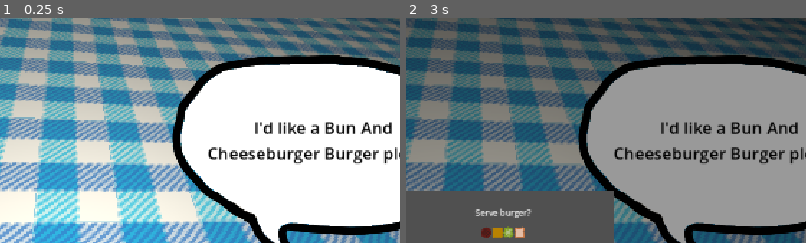
Above: before the commit, frames 1-2 (left to right).
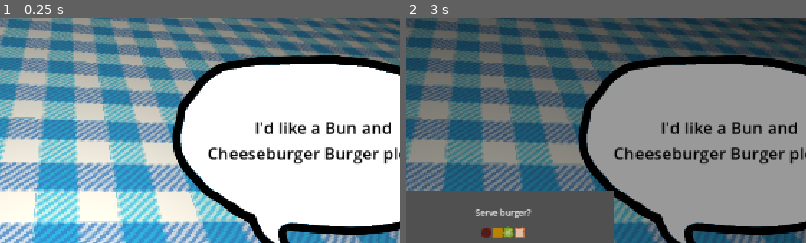
Above: after the commit, the same moments.

Repository: tobiaswahyudi/caesar-of-cheese
Game: Godot game, scene res://scenes/main.tscn
Two runs of this game, one before a commit and one after it. Both use one fixed random seed, a clock stepped at 60 frames per second and the inputs below.
Inputs (mouse positions are % of the whole screen's width and height, from its top left):
- Up to frame 1 (0.25 s): no input
- Up to frame 2 (3 s): click (19, 87) at 0.5 s; click (31, 87) at 1.25 s; click (42, 87) at 2 s; click (53, 87) at 2.75 s
The pictures show only the part of the screen within x 38-88%, y 0-50%; the shares and areas given below are measured in that part.

The runs differ from the first frame. In frame 1, 0.9% of the frame differs, in the area x 63-98%, y 46-52%; in frame 2, 0.7%.
Error before the commit: Invalid assignment of property or key 'target_name' with value of type 'String' on a base object of type 'Nil'. (res://scripts/gameplay_loop.gd:29)

Commit message:
fix "and" casing; saying "nice" prompts new order

Diff:
--- a/scenes/main.tscn
+++ b/scenes/main.tscn
@@ -19,22 +19,22 @@
 [sub_resource type="ViewportTexture" id="ViewportTexture_o6xl0"]
 viewport_path = NodePath("SubViewportContainer/TextureViewport")
 
+[sub_resource type="ViewportTexture" id="ViewportTexture_ya4ey"]
+viewport_path = NodePath("HBoxContainer/Button0/CenterContainer/VBoxContainer/Ingredient2d/SubViewport")
+
 [sub_resource type="ViewportTexture" id="ViewportTexture_eb6dy"]
-viewport_path = NodePath("HBoxContainer/Button0/CenterContainer/VBoxContainer/Ingredient2d/SubViewport")
+viewport_path = NodePath("HBoxContainer/Button1/CenterContainer/VBoxContainer/Ingredient2d/SubViewport")
 
 [sub_resource type="ViewportTexture" id="ViewportTexture_trceg"]
-viewport_path = NodePath("HBoxContainer/Button1/CenterContainer/VBoxContainer/Ingredient2d/SubViewport")
+viewport_path = NodePath("HBoxContainer/Button2/CenterContainer/VBoxContainer/Ingredient2d/SubViewport")
 
 [sub_resource type="ViewportTexture" id="ViewportTexture_a8y0u"]
-viewport_path = NodePath("HBoxContainer/Button2/CenterContainer/VBoxContainer/Ingredient2d/SubViewport")
+viewport_path = NodePath("HBoxContainer/Button3/CenterContainer/VBoxContainer/Ingredient2d/SubViewport")
 
 [sub_resource type="ViewportTexture" id="ViewportTexture_jkv2x"]
-viewport_path = NodePath("HBoxContainer/Button3/CenterContainer/VBoxContainer/Ingredient2d/SubViewport")
-
-[sub_resource type="ViewportTexture" id="ViewportTexture_jbj1t"]
 viewport_path = NodePath("HBoxContainer/Button4/CenterContainer/VBoxContainer/Ingredient2d/SubViewport")
 
-[node name="Control" type="Control" unique_id=2014543929 node_paths=PackedStringArray("customer_label", "preview_modal")]
+[node name="Control" type="Control" unique_id=2014543929 node_paths=PackedStringArray("customer_label", "preview_modal", "naming_ui")]
 layout_mode = 3
 anchors_preset = 0
 offset_right = 1152.0
@@ -44,6 +44,7 @@
 customer_label_string_prefix = "I'd like a"
 customer_label_string_suffix = "please."
 preview_modal = NodePath("BurgerPreviewScene")
+naming_ui = NodePath("NamingUi")
 
 [node name="SubViewportContainer" type="SubViewportContainer" parent="." unique_id=1255632699]
 material = SubResource("ShaderMaterial_jkv2x")
@@ -101,7 +102,7 @@
 offset_bottom = 209.0
 theme_override_colors/font_color = Color(0, 0, 0, 1)
 theme_override_font_sizes/font_size = 24
-text = "I'd like a Double Double Cheeseburger on Burger Burger please. With Lettuce."
+text = "I'd like a Double Double Cheeseburger and Burger Burger please. With Lettuce."
 horizontal_alignment = 1
 vertical_alignment = 1
 autowrap_mode = 2
@@ -133,122 +134,122 @@
 [node name="Ingredient2d" parent="HBoxContainer/Button0/CenterContainer/VBoxContainer" unique_id=1496093244 instance=ExtResource("6_tefeu")]
 custom_minimum_size = Vector2(64, 64)
 layout_mode = 2
+texture = SubResource("ViewportTexture_ya4ey")
+
+[node name="Label" type="Label" parent="HBoxContainer/Button0/CenterContainer/VBoxContainer" unique_id=1882478863]
+layout_mode = 2
+theme_override_colors/font_color = Color(0, 0, 0, 1)
+text = "Bun"
+horizontal_alignment = 1
+
+[node name="Button1" type="Button" parent="HBoxContainer" unique_id=1445360907]
+custom_minimum_size = Vector2(128, 128)
+layout_mode = 2
+theme = ExtResource("7_ya4ey")
+
+[node name="CenterContainer" type="CenterContainer" parent="HBoxContainer/Button1" unique_id=903751561]
+layout_mode = 0
+offset_left = 64.0
+offset_top = 64.0
+offset_right = 126.0
+offset_bottom = 128.0
+use_top_left = true
+
+[node name="VBoxContainer" type="VBoxContainer" parent="HBoxContainer/Button1/CenterContainer" unique_id=1184960651]
+layout_mode = 2
+alignment = 1
+
+[node name="Ingredient2d" parent="HBoxContainer/Button1/CenterContainer/VBoxContainer" unique_id=1250951743 instance=ExtResource("6_tefeu")]
+custom_minimum_size = Vector2(64, 64)
+layout_mode = 2
 texture = SubResource("ViewportTexture_eb6dy")
-
-[node name="Label" type="Label" parent="HBoxContainer/Button0/CenterContainer/VBoxContainer" unique_id=1882478863]
-layout_mode = 2
-theme_override_colors/font_color = Color(0, 0, 0, 1)
-text = "Bun"
-horizontal_alignment = 1
-
-[node name="Button1" type="Button" parent="HBoxContainer" unique_id=1445360907]
-custom_minimum_size = Vector2(128, 128)
-layout_mode = 2
-theme = ExtResource("7_ya4ey")
-
-[node name="CenterContainer" type="CenterContainer" parent="HBoxContainer/Button1" unique_id=903751561]
-layout_mode = 0
-offset_left = 64.0
-offset_top = 64.0
-offset_right = 126.0
-offset_bottom = 128.0
-use_top_left = true
-
-[node name="VBoxContainer" type="VBoxContainer" parent="HBoxContainer/Button1/CenterContainer" unique_id=1184960651]
-layout_mode = 2
-alignment = 1
-
-[node name="Ingredient2d" parent="HBoxContainer/Button1/CenterContainer/VBoxContainer" unique_id=1250951743 instance=ExtResource("6_tefeu")]
+ingredient_index = 1
+
+[node name="Label" type="Label" parent="HBoxContainer/Button1/CenterContainer/VBoxContainer" unique_id=779434391]
+layout_mode = 2
+theme_override_colors/font_color = Color(0, 0, 0, 1)
+text = "Patty"
+horizontal_alignment = 1
+
+[node name="Button2" type="Button" parent="HBoxContainer" unique_id=1078011710]
+custom_minimum_size = Vector2(128, 128)
+layout_mode = 2
+theme = ExtResource("7_ya4ey")
+
+[node name="CenterContainer" type="CenterContainer" parent="HBoxContainer/Button2" unique_id=1429614814]
+layout_mode = 0
+offset_left = 64.0
+offset_top = 64.0
+offset_right = 126.0
+offset_bottom = 128.0
+use_top_left = true
+
+[node name="VBoxContainer" type="VBoxContainer" parent="HBoxContainer/Button2/CenterContainer" unique_id=1856403562]
+layout_mode = 2
+alignment = 1
+
+[node name="Ingredient2d" parent="HBoxContainer/Button2/CenterContainer/VBoxContainer" unique_id=1832639493 instance=ExtResource("6_tefeu")]
 custom_minimum_size = Vector2(64, 64)
 layout_mode = 2
 texture = SubResource("ViewportTexture_trceg")
-ingredient_index = 1
-
-[node name="Label" type="Label" parent="HBoxContainer/Button1/CenterContainer/VBoxContainer" unique_id=779434391]
-layout_mode = 2
-theme_override_colors/font_color = Color(0, 0, 0, 1)
-text = "Patty"
-horizontal_alignment = 1
-
-[node name="Button2" type="Button" parent="HBoxContainer" unique_id=1078011710]
-custom_minimum_size = Vector2(128, 128)
-layout_mode = 2
-theme = ExtResource("7_ya4ey")
-
-[node name="CenterContainer" type="CenterContainer" parent="HBoxContainer/Button2" unique_id=1429614814]
-layout_mode = 0
-offset_left = 64.0
-offset_top = 64.0
-offset_right = 126.0
-offset_bottom = 128.0
-use_top_left = true
-
-[node name="VBoxContainer" type="VBoxContainer" parent="HBoxContainer/Button2/CenterContainer" unique_id=1856403562]
-layout_mode = 2
-alignment = 1
-
-[node name="Ingredient2d" parent="HBoxContainer/Button2/CenterContainer/VBoxContainer" unique_id=1832639493 instance=ExtResource("6_tefeu")]
+ingredient_index = 2
+
+[node name="Label" type="Label" parent="HBoxContainer/Button2/CenterContainer/VBoxContainer" unique_id=1507190018]
+layout_mode = 2
+theme_override_colors/font_color = Color(0, 0, 0, 1)
+text = "Cheese"
+horizontal_alignment = 1
+
+[node name="Button3" type="Button" parent="HBoxContainer" unique_id=1192426013]
+custom_minimum_size = Vector2(128, 128)
+layout_mode = 2
+theme = ExtResource("7_ya4ey")
+
+[node name="CenterContainer" type="CenterContainer" parent="HBoxContainer/Button3" unique_id=1872519267]
+layout_mode = 0
+offset_left = 64.0
+offset_top = 64.0
+offset_right = 126.0
+offset_bottom = 128.0
+use_top_left = true
+
+[node name="VBoxContainer" type="VBoxContainer" parent="HBoxContainer/Button3/CenterContainer" unique_id=1638146933]
+layout_mode = 2
+alignment = 1
+
+[node name="Ingredient2d" parent="HBoxContainer/Button3/CenterContainer/VBoxContainer" unique_id=438262831 instance=ExtResource("6_tefeu")]
 custom_minimum_size = Vector2(64, 64)
 layout_mode = 2
 texture = SubResource("ViewportTexture_a8y0u")
-ingredient_index = 2
-
-[node name="Label" type="Label" parent="HBoxContainer/Button2/CenterContainer/VBoxContainer" unique_id=1507190018]
-layout_mode = 2
-theme_override_colors/font_color = Color(0, 0, 0, 1)
-text = "Cheese"
-horizontal_alignment = 1
-
-[node name="Button3" type="Button" parent="HBoxContainer" unique_id=1192426013]
-custom_minimum_size = Vector2(128, 128)
-layout_mode = 2
-theme = ExtResource("7_ya4ey")
-
-[node name="CenterContainer" type="CenterContainer" parent="HBoxContainer/Button3" unique_id=1872519267]
-layout_mode = 0
-offset_left = 64.0
-offset_top = 64.0
-offset_right = 126.0
-offset_bottom = 128.0
-use_top_left = true
-
-[node name="VBoxContainer" type="VBoxContainer" parent="HBoxContainer/Button3/CenterContainer" unique_id=1638146933]
-layout_mode = 2
-alignment = 1
-
-[node name="Ingredient2d" parent="HBoxContainer/Button3/CenterContainer/VBoxContainer" unique_id=438262831 instance=ExtResource("6_tefeu")]
+ingredient_index = 3
+
+[node name="Label" type="Label" parent="HBoxContainer/Button3/CenterContainer/VBoxContainer" unique_id=1204298846]
+layout_mode = 2
+theme_override_colors/font_color = Color(0, 0, 0, 1)
+text = "Lettuce"
+horizontal_alignment = 1
+
+[node name="Button4" type="Button" parent="HBoxContainer" unique_id=1989709675]
+custom_minimum_size = Vector2(128, 128)
+layout_mode = 2
+theme = ExtResource("7_ya4ey")
+
+[node name="CenterContainer" type="CenterContainer" parent="HBoxContainer/Button4" unique_id=1797648689]
+layout_mode = 0
+offset_left = 64.0
+offset_top = 64.0
+offset_right = 126.0
+offset_bottom = 128.0
+use_top_left = true
+
+[node name="VBoxContainer" type="VBoxContainer" parent="HBoxContainer/Button4/CenterContainer" unique_id=1774147185]
+layout_mode = 2
+alignment = 1
+
+[node name="Ingredient2d" parent="HBoxContainer/Button4/CenterContainer/VBoxContainer" unique_id=1841291598 instance=ExtResource("6_tefeu")]
 custom_minimum_size = Vector2(64, 64)
 layout_mode = 2
 texture = SubResource("ViewportTexture_jkv2x")
-ingredient_index = 3
-
-[node name="Label" type="Label" parent="HBoxContainer/Button3/CenterContainer/VBoxContainer" unique_id=1204298846]
-layout_mode = 2
-theme_override_colors/font_color = Color(0, 0, 0, 1)
-text = "Lettuce"
-horizontal_alignment = 1
-
-[node name="Button4" type="Button" parent="HBoxContainer" unique_id=1989709675]
-custom_minimum_size = Vector2(128, 128)
-layout_mode = 2
-theme = ExtResource("7_ya4ey")
-
-[node name="CenterContainer" type="CenterContainer" parent="HBoxContainer/Button4" unique_id=1797648689]
-layout_mode = 0
-offset_left = 64.0
-offset_top = 64.0
-offset_right = 126.0
-offset_bottom = 128.0
-use_top_left = true
-
-[node name="VBoxContainer" type="VBoxContainer" parent="HBoxContainer/Button4/CenterContainer" unique_id=1774147185]
-layout_mode = 2
-alignment = 1
-
-[node name="Ingredient2d" parent="HBoxContainer/Button4/CenterContainer/VBoxContainer" unique_id=1841291598 instance=ExtResource("6_tefeu")]
-custom_minimum_size = Vector2(64, 64)
-layout_mode = 2
-texture = SubResource("ViewportTexture_jbj1t")
 ingredient_index = 4
 
 [node name="Label" type="Label" parent="HBoxContainer/Button4/CenterContainer/VBoxContainer" unique_id=730893645]
--- a/scenes/naming_ui.tscn
+++ b/scenes/naming_ui.tscn
@@ -450,6 +450,7 @@
 size_flags_horizontal = 15
 size_flags_vertical = 15
 theme = ExtResource("11_3lqn1")
+disabled = true
 autowrap_mode = 2
 
 [node name="MarginContainer" type="MarginContainer" parent="PanelContainer/MarginContainer/HBoxContainer/Buttons/ButtonsGrid/L" unique_id=2025445578]
--- a/scripts/burger_generator.gd
+++ b/scripts/burger_generator.gd
@@ -62,7 +62,7 @@
 
 		var gen_left: Array[String] = generate_structurally(leftCount)
 		var gen_right: Array[String] = generate_structurally(rightCount)
-		var l_and: Array[String] = ['And']
+		var l_and: Array[String] = ['and']
 
 		return gen_left + l_and + gen_right;
 	return []
--- a/scripts/gameplay_loop.gd
+++ b/scripts/gameplay_loop.gd
@@ -31,3 +31,4 @@
 
 func _ready() -> void:
 	init_loop()
+	preview_modal.next_customer_button.pressed.connect(init_loop)
--- a/ui/burger_preview_popup.gd
+++ b/ui/burger_preview_popup.gd
@@ -34,7 +34,7 @@
 	var stack_name: String = assigned_name if len(assigned_name) > 0 else Parser.greedy_parse(bstack).get_name()
 	var stack_imgs = naming_ui.make_stack_bbstring(burger_manager.stacker.stack_string, 16)
 
-	print("Target name ", target_name, " vs auto name ", stack_name)
+	print("Target name |", target_name, "| vs stack name |", stack_name, "| match? ", target_name == stack_name)
 
 	burger_img_displays.text = stack_imgs
 	for label in burger_name_displays:
@@ -64,3 +64,4 @@
 		close()
 		naming_ui.open(burger_manager.stacker.stack_string)
 	)
+	next_customer_button.pressed.connect(close)
